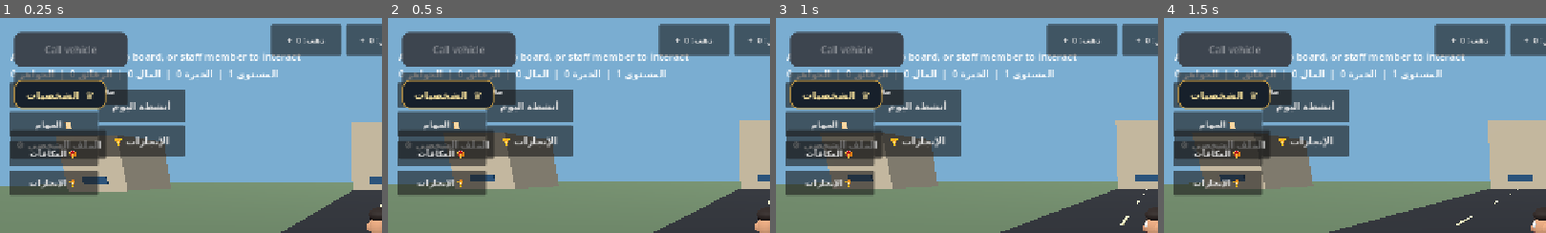
Above: before the commit, frames 1-4 (left to right).
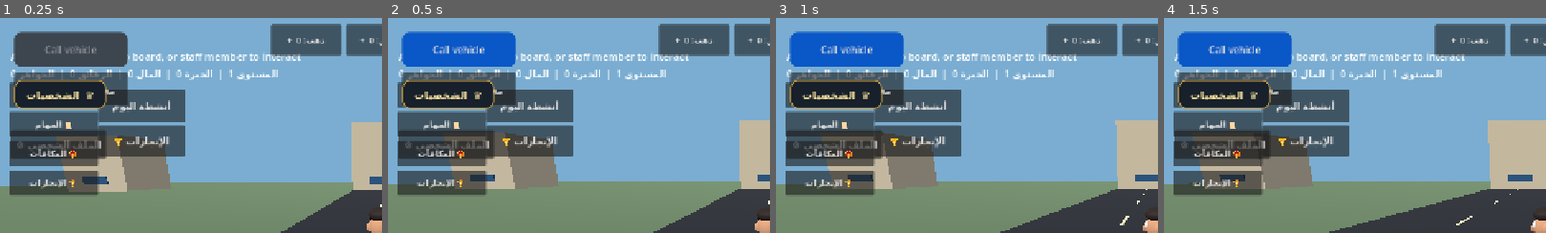
Above: after the commit, the same moments.

Repository: gamalalaraby1988-dotcom/King-Egypt-
Game: Godot game, scene res://scenes/main.tscn
Two runs of this game, one before a commit and one after it. Both use one fixed random seed, a clock stepped at 60 frames per second and the inputs below.
Inputs (mouse positions are % of the whole screen's width and height, from its top left):
- Up to frame 1 (0.25 s): no input
- Up to frame 2 (0.5 s): no input
- Up to frame 3 (1 s): tap Enter at 0.5 s; move the mouse to (72, 45) at 0.52 s; hold D (move_right) from 0.53 s (still down); hold Shift (sprint) from 0.53 s (still down); click (72, 45) at 0.67 s
- Up to frame 4 (1.5 s): release D (move_right) at 1.25 s; release Shift (sprint) at 1.25 s; drag from (30, 55) to (45, 70) at 1.27 s
The pictures show only the part of the screen within x 0-50%, y 0-50%; the shares and areas given below are measured in that part.

Frame 1 is identical in both runs. In frame 2, 4.9% of the frame differs, in the area x 3-34%, y 6-23%; in frame 3, 4.9%; in frame 4, 4.9%.

Commit message:
Find safe roadside parking when summoning vehicle

Diff:
--- a/scripts/main.gd
+++ b/scripts/main.gd
@@ -133,14 +133,21 @@
 func _find_suitable_vehicle_summon_position(player: CharacterBody3D) -> Variant:
 	if not is_instance_valid(player):
 		return null
-	var right := player.global_transform.basis.x.normalized()
-	var forward := -player.global_transform.basis.z.normalized()
-	var candidates: Array[Vector3] = [
-		player.global_position + right * 4.2,
-		player.global_position - right * 4.2,
-		player.global_position + forward * 5.2,
-		player.global_position - forward * 5.2
-	]
+	# ابحث عن موقف آمن بجوار الطريق حتى لو كان اللاعب واقفًا فوق الطريق نفسه.
+	# الإزاحات الثابتة على محاور العالم تمنع اعتماد النتيجة على اتجاه الكاميرا.
+	var offsets: Array[Vector2] = []
+	for distance in [9.0, 11.0, 13.0, 15.0]:
+		offsets.append_array([
+			Vector2(distance, 0.0), Vector2(-distance, 0.0),
+			Vector2(0.0, distance), Vector2(0.0, -distance),
+			Vector2(distance * 0.7071, distance * 0.7071),
+			Vector2(-distance * 0.7071, distance * 0.7071),
+			Vector2(distance * 0.7071, -distance * 0.7071),
+			Vector2(-distance * 0.7071, -distance * 0.7071)
+		])
+	var candidates: Array[Vector3] = []
+	for offset in offsets:
+		candidates.append(player.global_position + Vector3(offset.x, 0.0, offset.y))
 	var shape := BoxShape3D.new()
 	shape.size = Vector3(2.8, 1.9, 5.2)
 	var space_state := get_world_3d().direct_space_state
